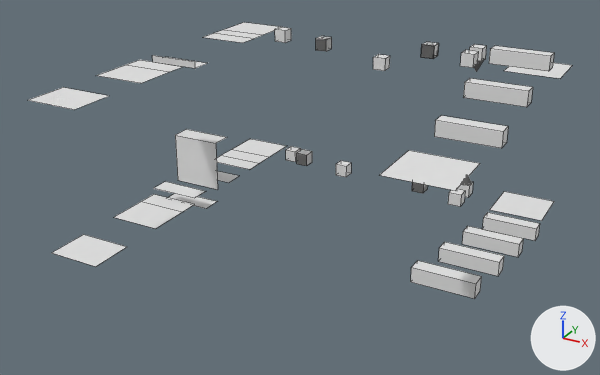
Renders of the Blender file godotproject/resources/levels/level1/level1.blend from each side of a commit.
Rendered twice from a 50 mm camera at (75.4, -74.9, 54.7) aimed at (21.7, 22.8, 5.8). Arrows for +X, +Y and +Z are at lower right; the lights stay in place. Mesh edges are drawn as thin lines.

The scene before the commit, as lines of its bpy script (objects in view):
```python
ob_current1 = bpy.data.objects.new('current1', me_plane_003)
ob_current1.location = (-0.7, 0.0, 22.0)
ob_current1.rotation_euler = (0.0, -3.142, 0.0)  # degrees (0, -180, 0)
ob_current2 = bpy.data.objects.new('current2', me_plane_004)
ob_current2.location = (-0.7, 0.0, 22.0)
ob_current2.rotation_euler = (0.0, -3.142, 0.0)  # degrees (0, -180, 0)
ob_current3 = bpy.data.objects.new('current3', me_plane_005)
ob_current3.location = (-0.7, 0.0, 22.0)
ob_current3.rotation_euler = (0.0, -3.142, 0.0)  # degrees (0, -180, 0)
ob_parallel1 = bpy.data.objects.new('parallel1', me_plane_006)
ob_parallel1.location = (-0.7, 0.0, 22.0)
ob_parallel1.rotation_euler = (0.0, -3.142, 0.0)  # degrees (0, -180, 0)
ob_parallel2 = bpy.data.objects.new('parallel2', me_plane_007)
ob_parallel2.location = (-0.7, 0.0, 22.0)
ob_parallel2.rotation_euler = (0.0, -3.142, 0.0)  # degrees (0, -180, 0)
ob_parallel3 = bpy.data.objects.new('parallel3', me_plane_008)
ob_parallel3.location = (-0.7, 0.0, 22.0)
ob_parallel3.rotation_euler = (0.0, -3.142, 0.0)  # degrees (0, -180, 0)
```
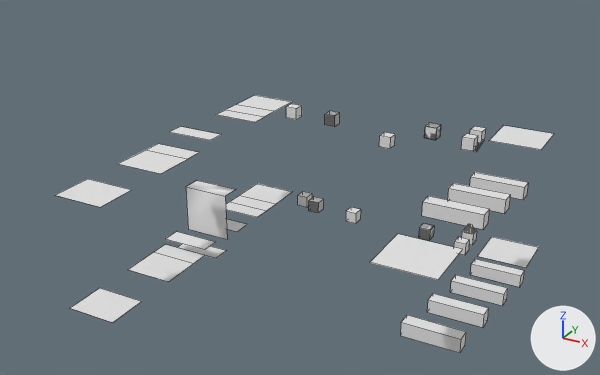
Where the newer file only moved an object's origin or applied its transform, the numbers keep the older frame.

Diff of the bpy script that builds the scene:
```diff
--- a/godotproject/resources/levels/level1/level1.blend.py
+++ b/godotproject/resources/levels/level1/level1.blend.py
@@ me_plane_003 @@
 me_plane_003.from_pydata(...)  # 38 vertices, 12 faces; spans x -4.7..3.3, y -2.0..50.0, z 14.0..24.0
 # used by ob_current1; location = (-0.7, 0.0, 22.0); rotation_euler = (0.0, -3.142, 0.0), in degrees (0, -180, 0)
+# me_plane_003 part 1: the whole mesh is moved by (0.0, 2.0, 10.0)
@@ me_plane_004 @@
 me_plane_004.from_pydata(...)  # 97 vertices, 81 faces; spans x -40.7..-6.7, y 41.0..48.0, z 19.0..23.0
 # used by ob_current2; location = (-0.7, 0.0, 22.0); rotation_euler = (0.0, -3.142, 0.0), in degrees (0, -180, 0)
+# me_plane_004 part 2: the whole mesh is moved by (-0.3, 3.8, 10.4)
@@ me_plane_005 @@
 me_plane_005.from_pydata(...)  # 36 vertices, 25 faces; spans x -53.7..-45.7, y 8.0..49.0, z 16.0..24.0
 # used by ob_current3; location = (-0.7, 0.0, 22.0); rotation_euler = (0.0, -3.142, 0.0), in degrees (0, -180, 0)
+# me_plane_005 part 3: the whole mesh is moved by (2.0, 3.0, 10.1)
@@ me_plane_006 @@
 me_plane_006.from_pydata(...)  # 24 vertices, 8 faces; spans x -4.0..4.0, y -2.0..50.0, z 0.0..1.0
 # used by ob_parallel1; location = (-0.7, 0.0, 22.0); rotation_euler = (0.0, -3.142, 0.0), in degrees (0, -180, 0)
 # verts and faces of me_plane_006; kept vertices keep their numbers, new ones are numbered from 24
+# me_plane_006 part 4: the loose piece of 4 vertices spanning x -4.0..4.0, y -2.0..4.5, z 0.0 is moved by (0.0, 2.0, 0.0)
+# me_plane_006 part 5: the loose piece of 8 vertices spanning x -4.0..4.0, y 37.0..50.0, z 0.0 is moved by (0.0, 2.0, 0.0)
+# me_plane_006 part 6: the loose piece of 6 vertices spanning x -4.0..4.0, y 11.0..20.8, z 0.0 is moved by (0.0, 2.0, 0.0)
+# me_plane_006 part 7: the loose piece of 6 vertices spanning x -4.0..4.0, y 23.8..27.0, z 0.0..1.0 is deleted
+# me_plane_006 part 8
+verts[24] = (-4.0, 29.0, 1.0)  # pixel (181, 126)
+verts[25] = (-4.0, 25.8, 1.0)  # pixel (169, 132)
+verts[26] = (-4.0, 29.0, 1.0)  # pixel (181, 126)
+for new, old in zip([27, 28, 29], [24, 25, 26]): verts[new] = verts[old] + (8.0, 0.0, 0.0)
+faces += [(24, 27, 28, 25), (24, 26, 29, 27)]
@@ me_plane_007 @@
 me_plane_007.from_pydata(...)  # 97 vertices, 81 faces; spans x -40.7..-6.7, y 42.7..49.7, z -1.4..3.6
 # used by ob_parallel2; location = (-0.7, 0.0, 22.0); rotation_euler = (0.0, -3.142, 0.0), in degrees (0, -180, 0)
+# me_plane_007 part 9: the whole mesh is moved by (-0.2, 3.3, 14.3)
@@ me_plane_008 @@
 me_plane_008.from_pydata(...)  # 32 vertices, 20 faces; spans x -53.7..-45.7, y -3.0..49.0, z -5.0..1.0
 # used by ob_parallel3; location = (-0.7, 0.0, 22.0); rotation_euler = (0.0, -3.142, 0.0), in degrees (0, -180, 0)
+# me_plane_008 part 10: the whole mesh is turned 180 degrees about the y axis through its middle, then moved by (2.0, 3.0, 16.0)
@@ ob_parallel1 @@
 ob_parallel1 = bpy.data.objects.new('parallel1', me_plane_006)
-ob_parallel1.location = (-0.7, 0.0, 22.0)
-ob_parallel1.rotation_euler = (0.0, -3.142, 0.0)  # degrees (0, -180, 0)
+ob_parallel1.location = (0.0, 0.0, 8.0)
```

Location of each change, [x1, y1, x2, y2] in pixels of the pictures (600 x 375 px; the box of a moved part takes in the faces that stretch with it):
'parallel3', mesh turned
    before: [380, 46, 572, 190]
    after: [370, 126, 553, 280]
'current1', mesh moved
    before: [52, 129, 286, 266]
    after: [71, 180, 292, 323]
'current3', mesh moved
    before: [411, 191, 554, 299]
    after: [401, 237, 539, 353]
'parallel1', reshaped, moved, turned
    before: [29, 22, 279, 110]
    after: [56, 95, 292, 207]
'parallel2', mesh moved
    before: [275, 27, 487, 71]
    after: [286, 104, 486, 151]
'current2', mesh moved
    before: [286, 146, 473, 207]
    after: [298, 192, 477, 255]
part 4 of me_plane_006, moved or reshaped
    before: [29, 87, 108, 110]
    after: [56, 179, 131, 207]
part 5 of me_plane_006, moved or reshaped
    before: [203, 22, 279, 43]
    after: [216, 95, 292, 122]
part 6 of me_plane_006, moved or reshaped
    before: [96, 60, 183, 83]
    after: [118, 144, 199, 174]
part 7 of me_plane_006, deleted
    before: [152, 55, 207, 68]
part 8 of me_plane_006, added
    after: [170, 126, 221, 140]
